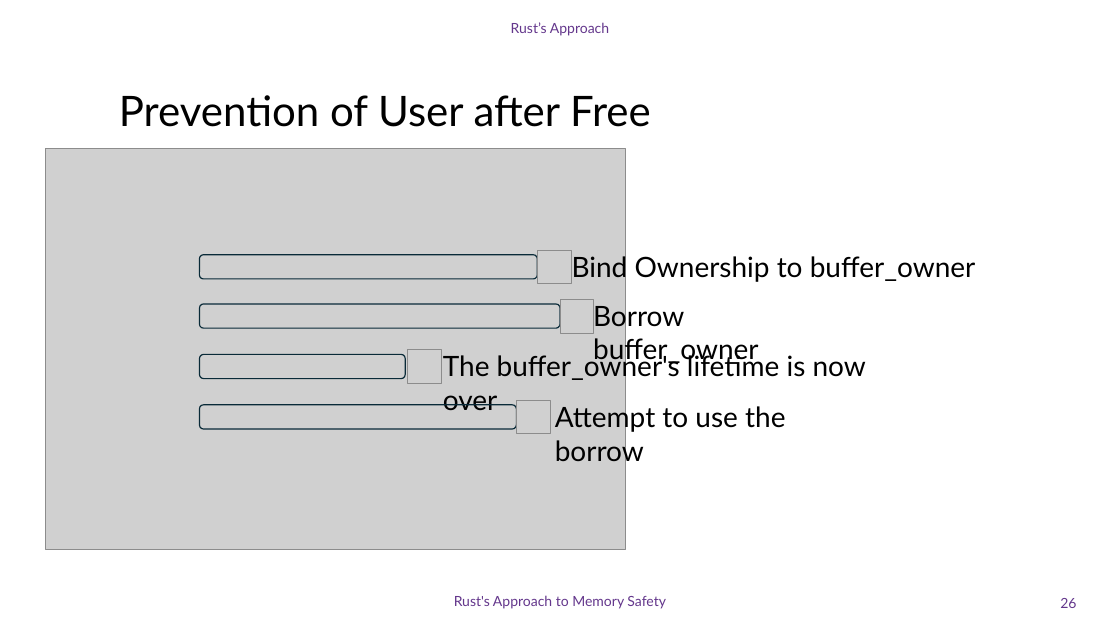
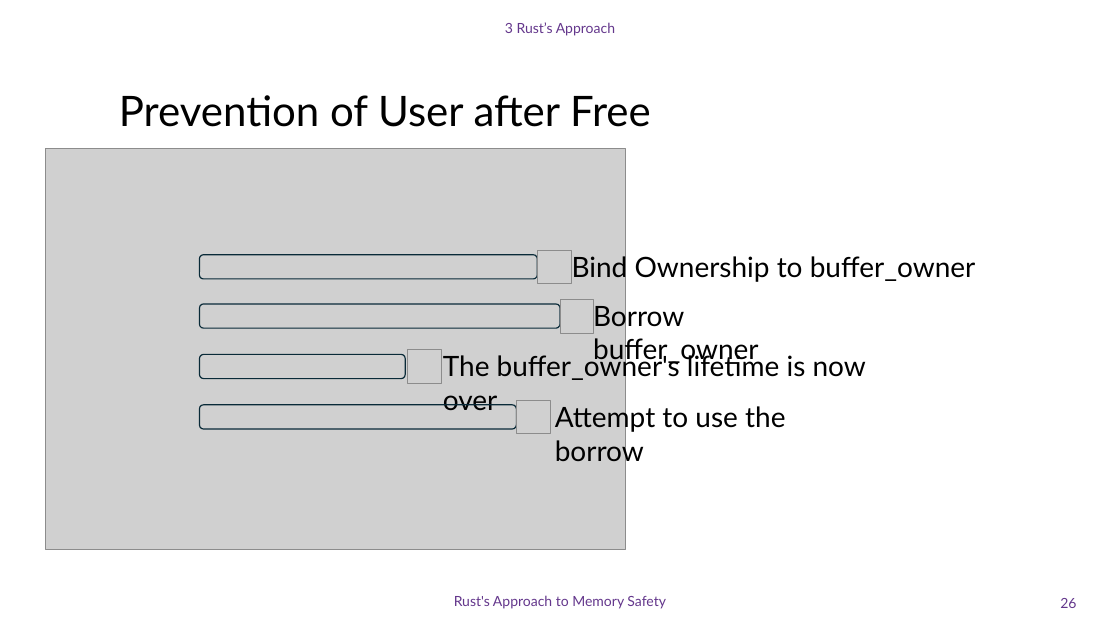
Before and after one commit to DavidGinfo/c-runtime-vs-rust-compiletime, a slide deck: slide 26 of Memory_Safety_Rust.pptx. Drawn at 1120x630 pixels with LibreOffice and Linux fonts; fonts in the diff are those of the drawing; grey boxes stand for pictures; background and template pictures are left out. Boxes give left, top, right and bottom in pixels: in the first picture for what was removed or moved away, otherwise in the second. Text is boxed around its words. In the diff, an @@ line names an element or a change of style, - is before the commit and + after.

```diff
--- a/Memory_Safety_Rust.pptx
+++ b/Memory_Safety_Rust.pptx
@@ text at [505, 22, 615, 36]: text changed @@
-Rust’s Approach
+3 Rust’s Approach
```
Also in this commit, not shown: 29 other slides changed, 2 other files.
